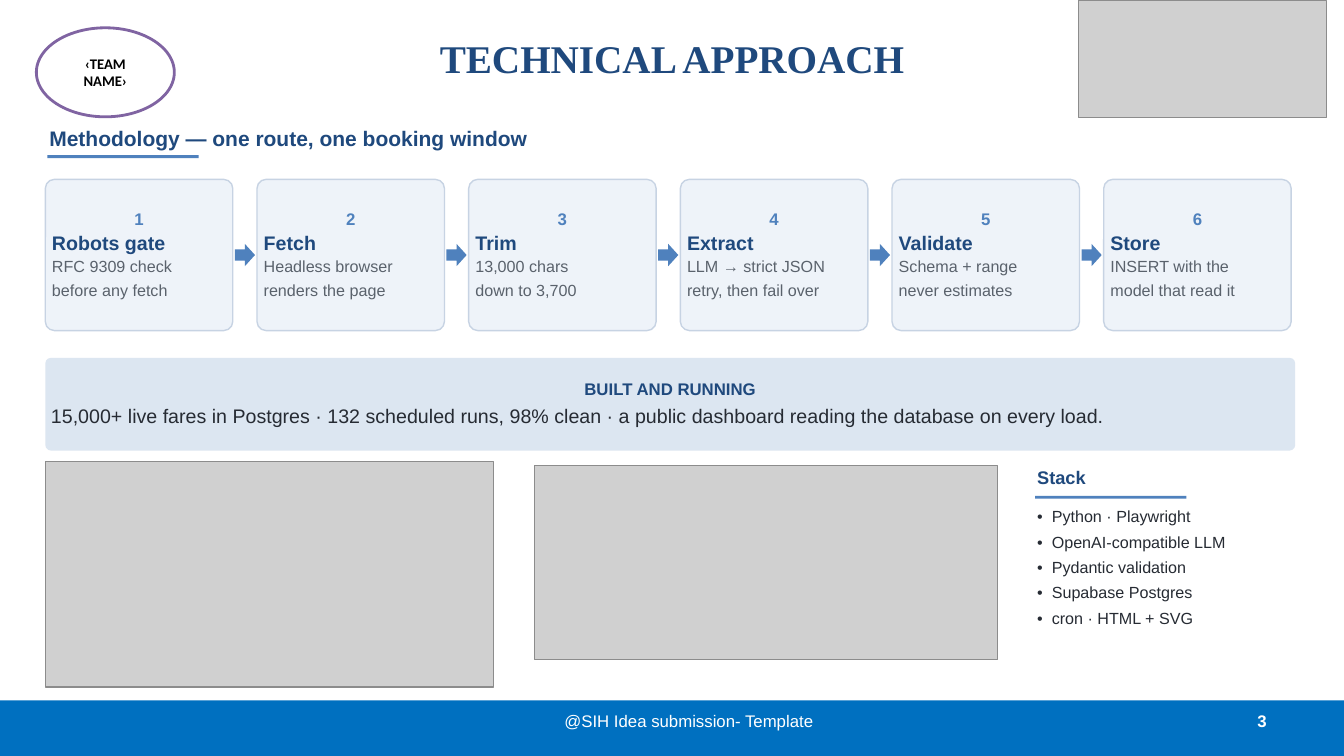
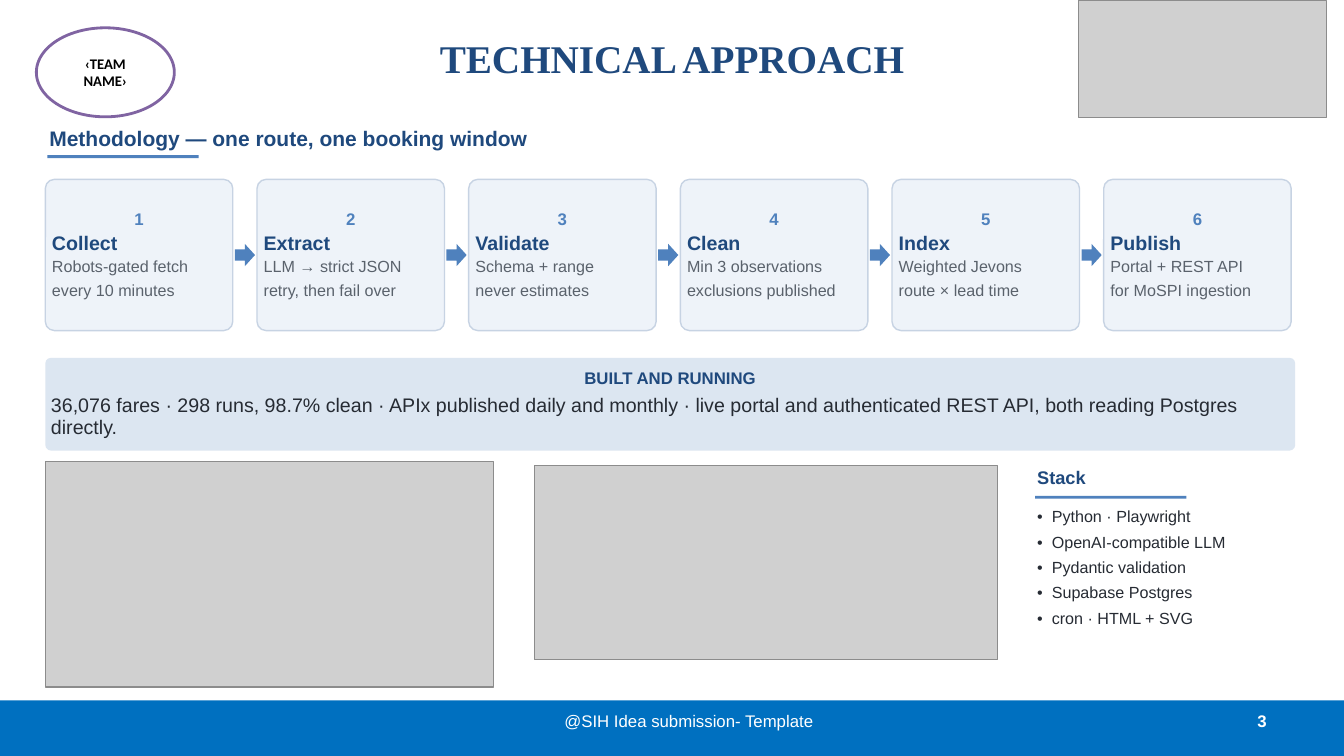
Before and after one commit to BradCage-afk/sih-2026-airfare-index, a slide deck: slide 3 of SIH26056-Idea-Presentation.pptx. Drawn at 1344x756 pixels with LibreOffice and Linux fonts; fonts in the diff are those of the drawing; grey boxes stand for pictures. Boxes give left, top, right and bottom in pixels: in the first picture for what was removed or moved away, otherwise in the second. Text is boxed around its words. In the diff, an @@ line names an element or a change of style, - is before the commit and + after.

```diff
--- a/SIH26056-Idea-Presentation.pptx
+++ b/SIH26056-Idea-Presentation.pptx
@@ text in rounded rectangle at [52,235,188,299]: text changed @@
-Robots gate
-RFC 9309 check
-before any fetch
+Collect
+Robots-gated fetch
+every 10 minutes
@@ text in rounded rectangle at [264,236,402,299]: text changed @@
-Fetch
-Headless browser
-renders the page
+Extract
+LLM → strict JSON
+retry, then fail over
@@ text in rounded rectangle at [475,235,594,296]: text changed @@
-Trim
-13,000 chars
-down to 3,700
+Validate
+Schema + range
+never estimates
@@ text in rounded rectangle at [687,235,836,299]: text changed @@
-Extract
-LLM → strict JSON
-retry, then fail over
+Clean
+Min 3 observations
+exclusions published
@@ text in rounded rectangle at [899,235,1022,296]: text changed @@
-Validate
-Schema + range
-never estimates
+Index
+Weighted Jevons
+route × lead time
@@ text in rounded rectangle at [1110,235,1251,299]: text changed @@
-Store
-INSERT with the
-model that read it
+Publish
+Portal + REST API
+for MoSPI ingestion
@@ text in rounded rectangle at [51,397,1237,438]: text changed @@
-15,000+ live fares in Postgres · 132 scheduled runs, 98% clean · a public dashboard reading the database on every load.
+36,076 fares · 298 runs, 98.7% clean · APIx published daily and monthly · live portal and authenticated REST API, both reading Postgres directly.
```
Also in this commit, not shown: 4 other slides changed, 6 other files.
